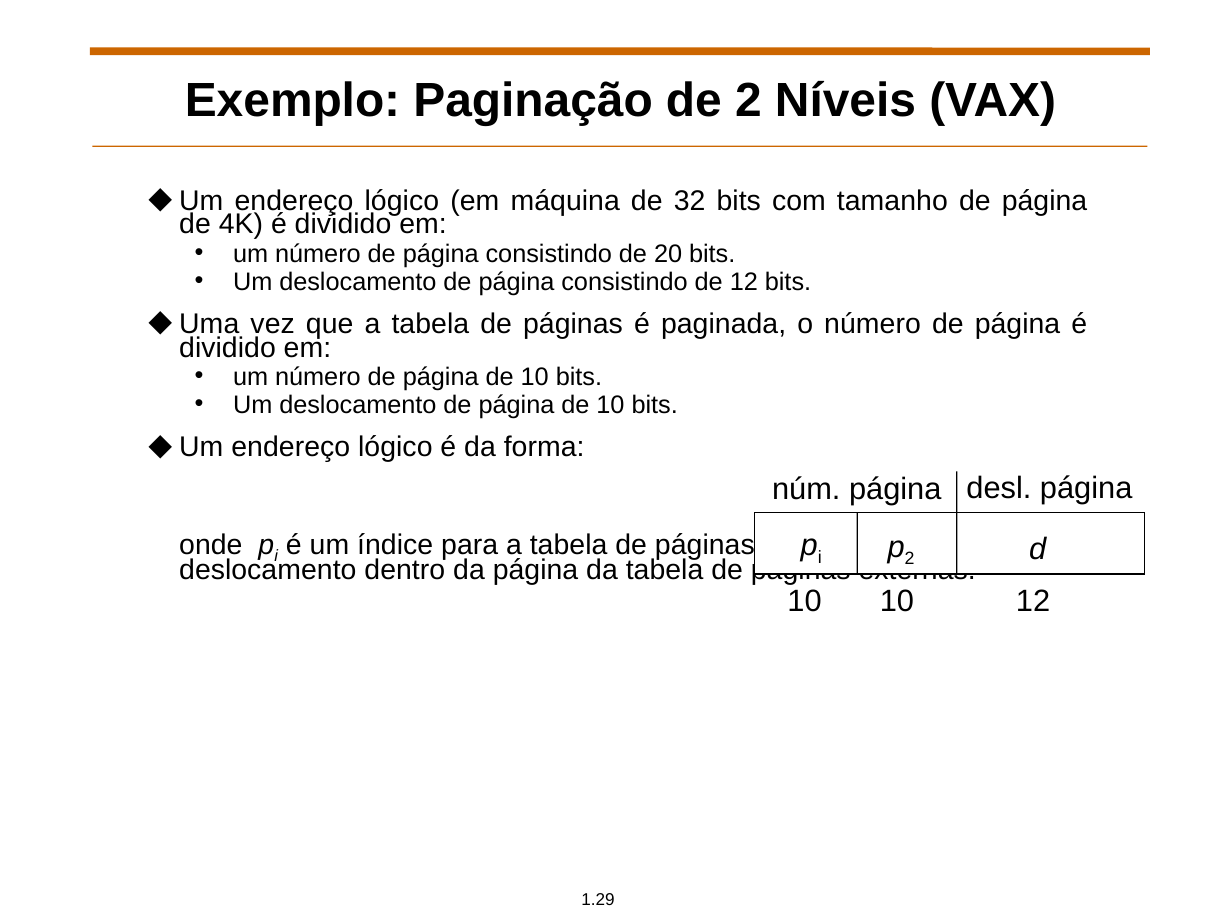
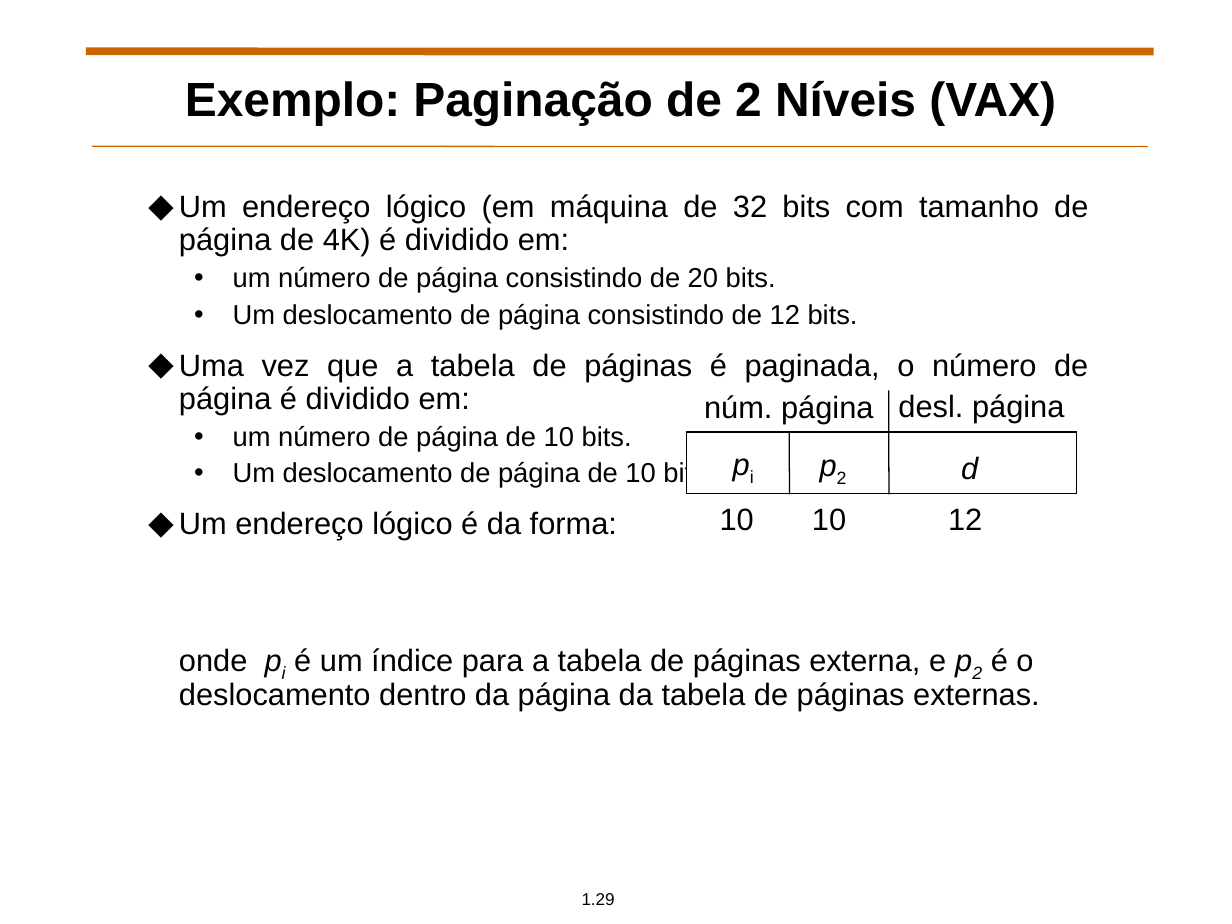
Before and after one commit to GeovaneF55/pucminas, a slide deck: slide 29 of 5º Semestre/SO/Transparências/cap9.ppt. Drawn at 1232x924 pixels with LibreOffice and Linux fonts; fonts in the diff are those of the drawing. Boxes give left, top, right and bottom in pixels: in the first picture for what was removed or moved away, otherwise in the second. Text is boxed around its words. In the diff, an @@ line names an element or a change of style, - is before the commit and + after.

```diff
--- a/5º Semestre/SO/Transparências/cap9.ppt
+++ b/5º Semestre/SO/Transparências/cap9.ppt
@@ text "Um endereço lógico (em máquina ..." at [179,194,1088,711]: size 16.6 to 18 pt in "Um endereço lógico (em máquina de 32 ...", "Uma vez que a tabela de páginas ...", "Um endereço lógico é da forma: onde ..."; size 14.8 to 16 pt in "um número de página consistindo de 20 ...", "Um deslocamento de página consistindo de 12 ...", "um número de página de 10 bits.", "Um deslocamento de página de 10 bits."; line spacing 0.7 to 0.9 @@
@@ 6 texts, 1 rectangle, 1 line: place and size @@
-6 texts, 1 rectangle, 1 line at [755,472,1146,612]
+6 texts, 1 rectangle, 1 line at [686,391,1077,531]
@@ 2 texts, 1 line: place and size @@
-2 texts, 1 line at [788,513,914,612]
+2 texts, 1 line at [721,432,846,531]
```
Also in this commit, not shown: 8 other files.
